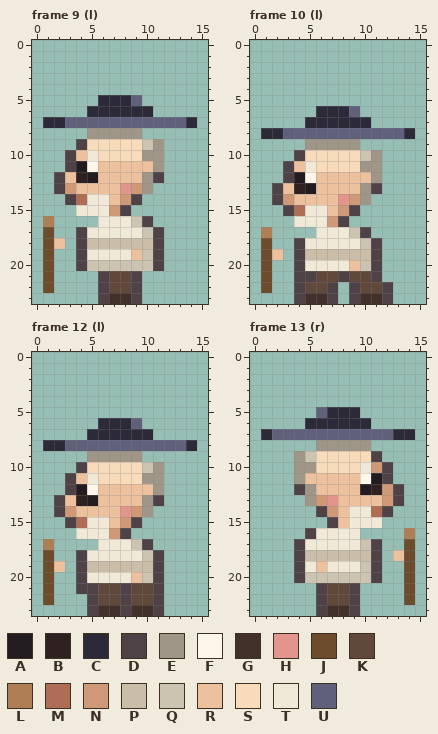
Pixel-art file -- ArtReview/C1-Walk/chief.aseprite. This is how it looked before the edit.
16x24 pixels, 16 frames. Shown: frame 9 (l), frame 10 (l), frame 12 (l), frame 13 (r). The commit also changed other frames, which this record leaves out.
Palette (. is transparent): A #221b20  B #2e2120  C #2c2a38  D #4f4246  E #9f9688  F #fdf7e9  G #42302a  H #e2958c  J #6c4c2d  K #60483a  L #ae7f55  M #af6d55  N #cf9977  P #cabea9  Q #ccc3b1  R #edc19d  S #f8dbba  T #f1e9d8  U #60607a
Pixels before, frame 9 (l), first column x 1:
 5 .....CCCU.....
 6 ....CCCCCC....
 7 CCUUUUUUUUUUUC
 8 ....EEEEE.....
 9 ...DSSSSSQE...
10 ..DRTSSSSEE...
11 ..DAFRRRRRE...
12 .DRBARRRRED...
13 .DNRRRRHNE....
14 ..DMTTRND.....
15 ...TTTND......
16 L....TTTQD....
17 J..DTTTTTQD...
18 JR.DPPPPPPD...
19 J..DTTTTRQD...
20 J..DQQQQQQD...
21 J....DKKD.....
22 J....DKKD.....
23 .....DGGD.....
Pixels before, frame 10 (l), first column x 1:
 6 .....CCCU.....
 7 ....CCCCCC....
 8 CCUUUUUUUUUUUC
 9 ....EEEEE.....
10 ...DSSSSSQE...
11 ..DRTSSSSEE...
12 ..DAFRRRRRE...
13 .DRBARRRRED...
14 .DNRRRRHNE....
15 ..DMTTRND.....
16 ...TTTND......
17 L....TTTQD....
18 J..DTTTTTQD...
19 JR.DPPPPPPD...
20 J..DTTTTRQD...
21 J..DDKKDKKD...
22 J..DKKD.DKKD..
23 ...DGGD.DGGD..
Pixels before, frame 12 (l), first column x 1:
 6 .....CCCU.....
 7 ....CCCCCC....
 8 CCUUUUUUUUUUUC
 9 ....EEEEE.....
10 ...DSSSSSQE...
11 ..DRTSSSSEE...
12 ..DAFRRRRRE...
13 .DRBARRRRED...
14 .DNRRRRHNE....
15 ..DMTTRND.....
16 ...TTTND......
17 L....TTTQD....
18 J..DTTTTTQD...
19 JR.DPPPPPPD...
20 J..DTTTTRQD...
21 J..DDKKDKKD...
22 J...DKKDKKD...
23 ....DGGDGGD...
Pixels before, frame 13 (r), first column x 1:
 5 .....UCCC.....
 6 ....CCCCCC....
 7 CUUUUUUUUUUUCC
 8 .....EEEEE....
 9 ...EQSSSSSD...
10 ...EESSSSTND..
11 ...ERRRRRFAD..
12 ...DERRRRABND.
13 ....ENHRRRRND.
14 .....DNRTTMD..
15 ......DRTTT...
16 ....DTTTT....L
17 ...DTTTTTQD..J
18 ...DPPPPPPD.RJ
19 ...DTRTTTQD..J
20 ...DQQQQQQD..J
21 .....DKKD....J
22 .....DKKD....J
23 .....DGGD.....
New version:
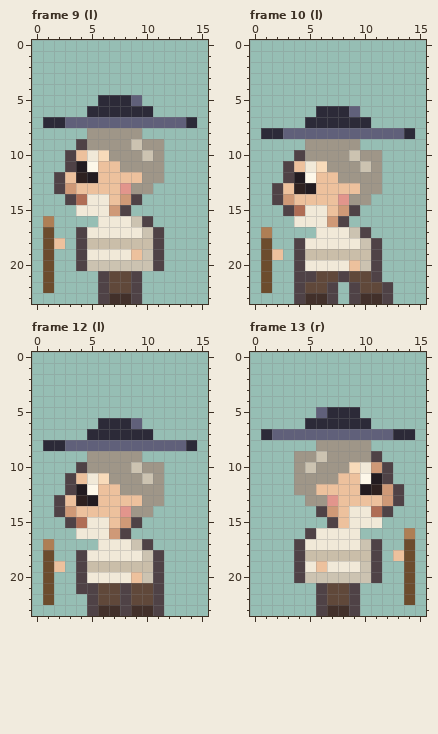
The exact change:
Frame 9 (l):
y 9: x 5..10 SSSSSQ -> EEEEQE
y 10: x 7..10 SSSE -> EEEQ
y 11: x 8..10 RRR -> EEE
y 12: x 11 D -> E
y 13: x 9 N -> E
Frame 10 (l):
y 10: x 5..10 SSSSSQ -> EEEEQE
y 11: x 7..10 SSSE -> EEEQ
y 12: x 8..10 RRR -> EEE
y 13: x 11 D -> E
y 14: x 9 N -> E
Frame 12 (l): the same change as frame 10 (l)
Frame 13 (r):
y 9: x 5..10 QSSSSS -> EQEEEE
y 10: x 5..8 ESSS -> QEEE
y 11: x 5..7 RRR -> EEE
y 12: x 4 D -> E
y 13: x 6 N -> E
